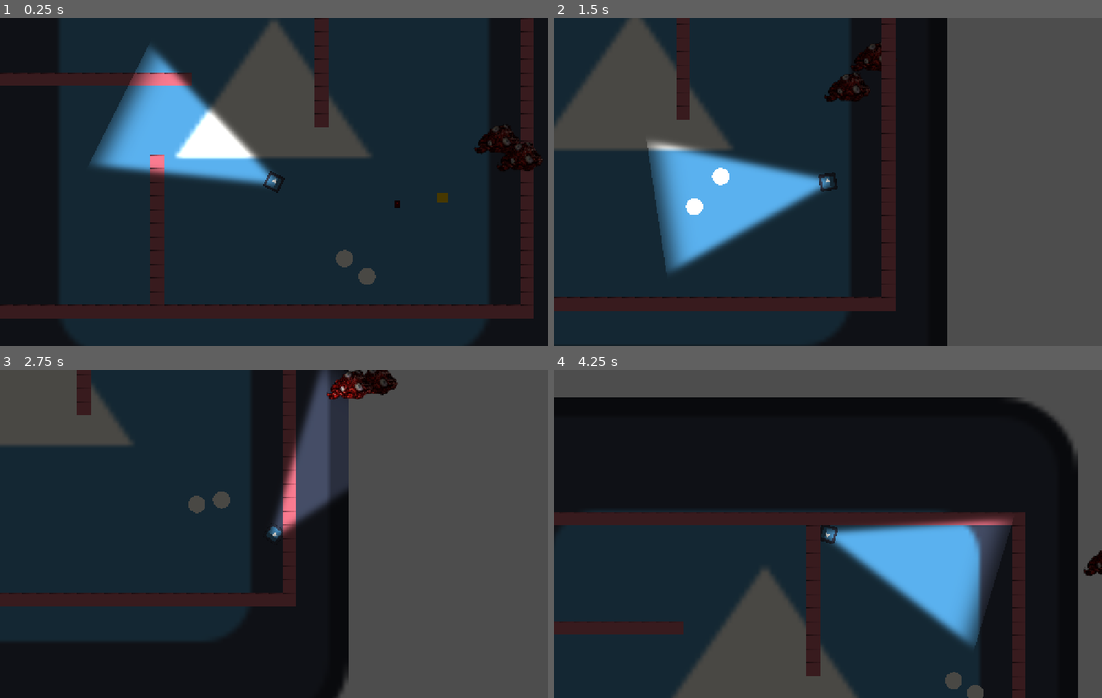
Above: before the commit, frames 1-4 (two rows, left to right).
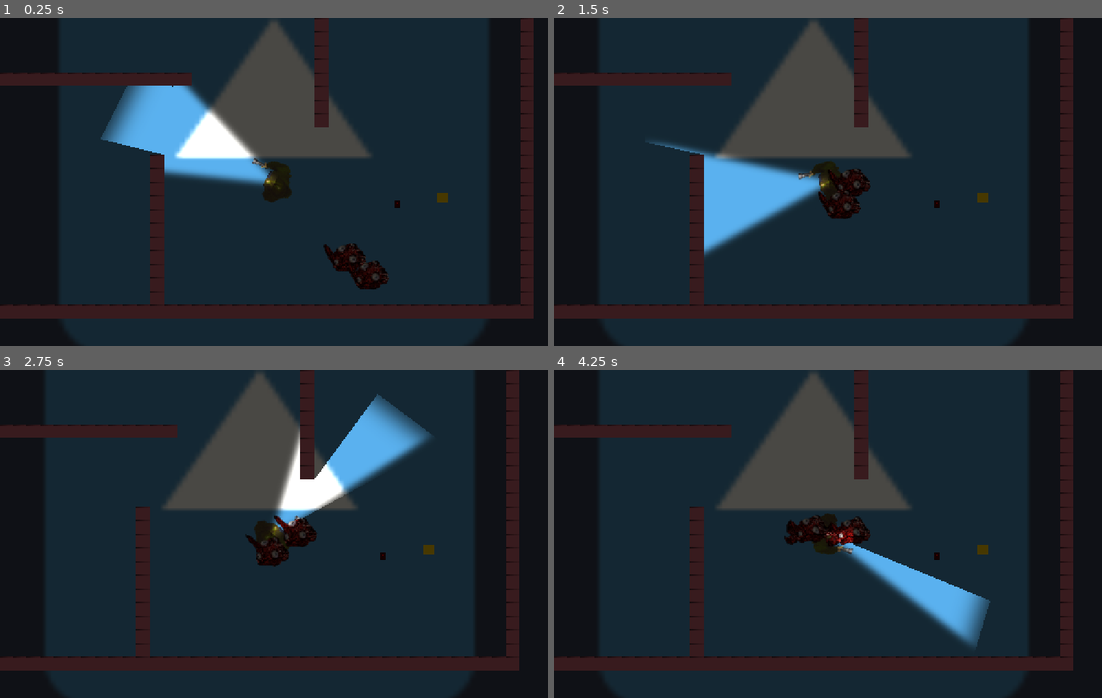
Above: after the commit, the same moments.

Repository: dama33/flashlight-game
Game: Godot game, scene res://level.tscn
Same seed, same stepped clock (60 frames per second), same inputs: the game is played once before the commit and once after it. The engine's default icon, where the game draws it, is replaced by a stand-in: a white triangle on a blue panel in a dark square.
Inputs (mouse positions are in pixels of both pictures, inside the frame that each line leads up to):
- Up to frame 1 (0.25 s): no input
- Up to frame 2 (1.5 s): move the mouse to (948, 165) at 0.52 s; hold D (right) 0.53-1.28 s; tap Space (spacebar, bound only after the commit) at 0.6, 1.35 s; move the mouse to (718, 198) at 1.27 s; hold S (down) from 1.28 s (still down)
- Up to frame 3 (2.75 s): move the mouse to (328, 461) at 2.02 s; release S (down) at 2.03 s; hold D (right) from 2.03 s (still down); tap Space (spacebar, bound only after the commit) at 2.1 s
- Up to frame 4 (4.25 s): move the mouse to (800, 599) at 2.77 s; release D (right) at 2.78 s; hold W (up) 2.78-3.53 s; tap Space (spacebar, bound only after the commit) at 2.85, 3.6 s; move the mouse to (992, 583) at 3.52 s; hold A (left) from 3.53 s (still down)

The runs differ from the first frame. In frame 1, 3.4% of the frame differs, in the area x 16-99%, y 8-83%; in frame 2, 73%; in frame 3, 74%, in the area x 0-100%, y 0-100%; in frame 4, 68%.

Commit message:
added occluder

Diff:
--- a/Monster.tscn
+++ b/Monster.tscn
@@ -35,27 +35,23 @@
 "speed": 10.0
 }]
 
-[sub_resource type="SphereMesh" id="SphereMesh_vb3nq"]
-
 [sub_resource type="CircleShape2D" id="CircleShape2D_1mv1j"]
 radius = 14.0
 
 [sub_resource type="CircleShape2D" id="CircleShape2D_mnow7"]
 radius = 22.022715
 
+[sub_resource type="OccluderPolygon2D" id="OccluderPolygon2D_c4nxb"]
+polygon = PackedVector2Array(25, 14, 25, -16, 34, 0)
+
 [node name="Monster" type="CharacterBody2D" unique_id=1333855396]
 script = ExtResource("1_vb3nq")
 
 [node name="AnimatedSprite2D" type="AnimatedSprite2D" parent="." unique_id=959750076]
-position = Vector2(179, -139)
+unique_name_in_owner = true
 scale = Vector2(0.5, 0.5)
 sprite_frames = SubResource("SpriteFrames_c4nxb")
 frame_progress = 0.9305061
-
-[node name="MeshInstance2D" type="MeshInstance2D" parent="." unique_id=1251972312]
-position = Vector2(-2.3841858e-07, 3.0994415e-06)
-scale = Vector2(20.022678, 20.000004)
-mesh = SubResource("SphereMesh_vb3nq")
 
 [node name="CollisionShape2D" type="CollisionShape2D" parent="." unique_id=1989768960]
 shape = SubResource("CircleShape2D_1mv1j")
@@ -77,6 +73,13 @@
 path_desired_distance = 8.0
 target_desired_distance = 16.0
 
+[node name="LightRotator" type="Node2D" parent="." unique_id=1395800593]
+unique_name_in_owner = true
+
+[node name="LightOccluder2D" type="LightOccluder2D" parent="LightRotator" unique_id=865516]
+position = Vector2(-20, 0)
+occluder = SubResource("OccluderPolygon2D_c4nxb")
+
 [connection signal="body_entered" from="Area2D" to="." method="_on_area_2d_body_entered"]
 [connection signal="body_exited" from="Area2D" to="." method="_on_area_2d_body_exited"]
 [connection signal="timeout" from="AttackTimer" to="." method="_on_attack_timer_timeout"]
--- a/level.tscn
+++ b/level.tscn
@@ -17,6 +17,9 @@
 polygons = Array[PackedInt32Array]([PackedInt32Array(0, 1, 2, 3), PackedInt32Array(2, 4, 5, 3), PackedInt32Array(5, 6,  …(1448 unchanged characters)…
 outlines = Array[PackedVector2Array]([PackedVector2Array(-364, -248, 296, -247, 298, 151, -357, 151)])
 
+[sub_resource type="OccluderPolygon2D" id="OccluderPolygon2D_i2t4f"]
+polygon = PackedVector2Array(-8, -8, 8, -8, 8, 8, -8, 8)
+
 [sub_resource type="TileSetAtlasSource" id="TileSetAtlasSource_km5ld"]
 texture = ExtResource("1_n6hdu")
 0:2/0 = 0
@@ -31,9 +34,11 @@
 3:3/0 = 0
 4:3/0 = 0
 4:2/0 = 0
+4:2/0/occlusion_layer_0/polygon_0/polygon = SubResource("OccluderPolygon2D_i2t4f")
 4:2/0/physics_layer_0/polygon_0/points = PackedVector2Array(-8, -8, -8, 8, 7.3202496, 8, 8, -8)
 
 [sub_resource type="TileSet" id="TileSet_i3pqv"]
+occlusion_layer_0/light_mask = 1
 physics_layer_0/collision_layer = 1
 sources/0 = SubResource("TileSetAtlasSource_km5ld")
 
--- a/monster.gd
+++ b/monster.gd
@@ -29,7 +29,11 @@
 		var next := navi_agent.get_next_path_position()
 		velocity = global_position.direction_to(next) * SPEED
 
+	if velocity.length() != 0:
+		%AnimatedSprite2D.play("default")
 	move_and_slide()
+
+	%LightRotator.rotation_degrees = rad_to_deg(get_angle_to(Player.instance.global_position))-180
 
 func _pick_target() -> void:
 	var player := Player.instance
--- a/player.gd
+++ b/player.gd
@@ -1,10 +1,18 @@
 class_name Player
 extends CharacterBody2D
 
-const SPEED:int = 30000
+const SPEED:int = 15000
 var speed_scalar = 1.0
 static var instance:Player
 @onready var SlowTimer:Timer = %SlowTimer
+
+var state:PlayerState = PlayerState.IDLE
+
+enum PlayerState {
+	WALKING,
+	IDLE,
+	GRABBING
+}
 
 const max_health = 5
 var current_health = 5
@@ -13,15 +21,22 @@
 	instance = self
 	pass;
 
-func _input(event: InputEvent) -> void:
-	pass
-
 func _process(delta: float) -> void:
-	velocity = Input.get_vector("left","right","up","down").normalized() * delta * SPEED * speed_scalar
 	look_at(get_global_mouse_position())
 
 func _physics_process(delta: float) -> void:
-	move_and_slide()
+	velocity = Input.get_vector("left","right","up","down").normalized() * delta * SPEED * speed_scalar
+	if Input.is_action_just_pressed("spacebar"):
+		print("in here")
+		%AnimatedSprite2D.play("grab")
+		state = PlayerState.GRABBING
+
+	if velocity.length() != 0 && state != PlayerState.GRABBING:
+		state = PlayerState.WALKING
+		%AnimatedSprite2D.play("walk")
+		move_and_slide()
+	else:
+		%AnimatedSprite2D.stop()
 
 func _on_collision_polygon_2d_draw() -> void:
 	pass
@@ -35,3 +50,8 @@
 	if current_health <= 0:
 		print("Died!")
 		pass #die
+
+
+func _on_animated_sprite_2d_animation_finished() -> void:
+	print("state over")
+	state = PlayerState.IDLE
--- a/player.tscn
+++ b/player.tscn
@@ -3,10 +3,79 @@
 [ext_resource type="Script" uid="uid://chj6mssyaut64" path="res://player.gd" id="1_4flbx"]
 [ext_resource type="Texture2D" uid="uid://buedxuqh1peyk" path="res://icon.svg" id="2_onrkg"]
 [ext_resource type="Texture2D" uid="uid://bojhnbfnhwaau" path="res://assets/FlashlightTexture.png" id="3_i3pqv"]
+[ext_resource type="Texture2D" uid="uid://bcpo5em6fienk" path="res://assets/Player Grab/Player G 0.png" id="4_op7ga"]
+[ext_resource type="Texture2D" uid="uid://c0x38nlaimj3k" path="res://assets/Player Grab/Player G 1.png" id="5_q13i1"]
+[ext_resource type="Texture2D" uid="uid://deggyvynto75t" path="res://assets/Player Grab/Player G 2.png" id="6_pylmc"]
+[ext_resource type="Texture2D" uid="uid://dmt8bhg6bxjqw" path="res://assets/Player Grab/Player G 3.png" id="7_pbfsw"]
+[ext_resource type="Texture2D" uid="uid://yko2c6viepid" path="res://assets/Player Grab/Player G 4png.png" id="8_5tmop"]
+[ext_resource type="Texture2D" uid="uid://b0bbty6ot57tx" path="res://assets/Player Grab/Player G 5.png" id="9_7ahtn"]
+[ext_resource type="Texture2D" uid="uid://dqvtjnog1n36c" path="res://assets/Player Walk/Player W 1.png" id="10_7lmhl"]
+[ext_resource type="Texture2D" uid="uid://bidigj0ihk6l4" path="res://assets/Player Walk/Player W 2.png" id="11_dx0e4"]
+[ext_resource type="Texture2D" uid="uid://dmquqhgustl6f" path="res://assets/Player Walk/Player W 3.png" id="12_jm5j8"]
+[ext_resource type="Texture2D" uid="uid://ck74bgd3plmup" path="res://assets/Player Walk/Player W 4.png" id="13_7hik5"]
+[ext_resource type="Texture2D" uid="uid://cps3hh4384rgo" path="res://assets/Player Walk/Player W 5.png" id="14_qtqh7"]
+[ext_resource type="Texture2D" uid="uid://d2kbxpxpt1bkm" path="res://assets/Player Walk/Player W 6.png" id="15_2wuci"]
+[ext_resource type="Texture2D" uid="uid://qhub4fjfhg21" path="res://assets/Player Walk/Player W 7.png" id="16_iruf7"]
+[ext_resource type="Texture2D" uid="uid://dgrmv5178qima" path="res://assets/Player Walk/Player W 8.png" id="17_j5n4i"]
 
 [sub_resource type="QuadMesh" id="QuadMesh_c4nxb"]
 
 [sub_resource type="CircleShape2D" id="CircleShape2D_c4nxb"]
+
+[sub_resource type="SpriteFrames" id="SpriteFrames_c4nxb"]
+animations = [{
+"frames": [{
+"duration": 1.0,
+"texture": ExtResource("4_op7ga")
+}, {
+"duration": 1.0,
+"texture": ExtResource("5_q13i1")
+}, {
+"duration": 1.0,
+"texture": ExtResource("6_pylmc")
+}, {
+"duration": 1.0,
+"texture": ExtResource("7_pbfsw")
+}, {
+"duration": 1.0,
+"texture": ExtResource("8_5tmop")
+}, {
+"duration": 1.0,
+"texture": ExtResource("9_7ahtn")
+}],
+"loop": 0,
+"name": &"grab",
+"speed": 10.0
+}, {
+"frames": [{
+"duration": 1.0,
+"texture": ExtResource("10_7lmhl")
+}, {
+"duration": 1.0,
+"texture": ExtResource("11_dx0e4")
+}, {
+"duration": 1.0,
+"texture": ExtResource("12_jm5j8")
+}, {
+"duration": 1.0,
+"texture": ExtResource("13_7hik5")
+}, {
+"duration": 1.0,
+"texture": ExtResource("14_qtqh7")
+}, {
+"duration": 1.0,
+"texture": ExtResource("15_2wuci")
+}, {
+"duration": 1.0,
+"texture": ExtResource("16_iruf7")
+}, {
+"duration": 1.0,
+"texture": ExtResource("17_j5n4i")
+}],
+"loop": 1,
+"name": &"walk",
+"speed": 5.0
+}]
 
 [node name="Player" type="CharacterBody2D" unique_id=1424454092]
 collision_layer = 32769
@@ -25,20 +94,27 @@
 
 [node name="Area2D" type="Area2D" parent="." unique_id=1179870821]
 
-[node name="CollisionPolygon2D" type="CollisionPolygon2D" parent="Area2D" unique_id=22475311]
-polygon = PackedVector2Array(0, 0, 100, -50, 100, 50)
-
 [node name="Node2D" type="Node2D" parent="Area2D" unique_id=330850516]
 position = Vector2(100, 0)
 rotation = 1.5707964
 
 [node name="PointLight2D" type="PointLight2D" parent="Area2D/Node2D" unique_id=1457794309]
+position = Vector2(4.371139e-06, 100)
+shadow_enabled = true
 texture = ExtResource("3_i3pqv")
+offset = Vector2(0, -101.5)
 texture_scale = 0.1
 
 [node name="SlowTimer" type="Timer" parent="." unique_id=2123527684]
 unique_name_in_owner = true
 one_shot = true
 
-[connection signal="draw" from="Area2D/CollisionPolygon2D" to="." method="_on_collision_polygon_2d_draw"]
+[node name="AnimatedSprite2D" type="AnimatedSprite2D" parent="." unique_id=1015494241]
+unique_name_in_owner = true
+sprite_frames = SubResource("SpriteFrames_c4nxb")
+animation = &"grab"
+frame = 5
+frame_progress = 1.0
+
 [connection signal="timeout" from="SlowTimer" to="." method="_on_slow_timer_timeout"]
+[connection signal="animation_finished" from="AnimatedSprite2D" to="." method="_on_animated_sprite_2d_animation_finished"]
--- a/project.godot
+++ b/project.godot
@@ -24,9 +24,9 @@
 
 [input]
 
-flashlight={
+spacebar={
 "deadzone": 0.2,
-"events": [Object(InputEventKey,"resource_local_to_scene":fa …(140 unchanged characters)… d":false,"keycode":0,"physical_keycode":70,"key_label":0,"unicode":102,"location":0,"echo":false,"script":null)
+"events": [Object(InputEventKey,"resource_local_to_scene":fa …(140 unchanged characters)… d":false,"keycode":0,"physical_keycode":32,"key_label":0,"unicode":32,"location":0,"echo":false,"script":null)
 ]
 }
 up={
Not shown, added: assets/Player Grab/Player G 0.png.import
Not shown, added: assets/Player Grab/Player G 1.png.import
Not shown, added: assets/Player Grab/Player G 2.png.import
Not shown, added: assets/Player Grab/Player G 3.png.import
Not shown, added: assets/Player Grab/Player G 4png.png.import
Not shown, added: assets/Player Grab/Player G 5.png.import
